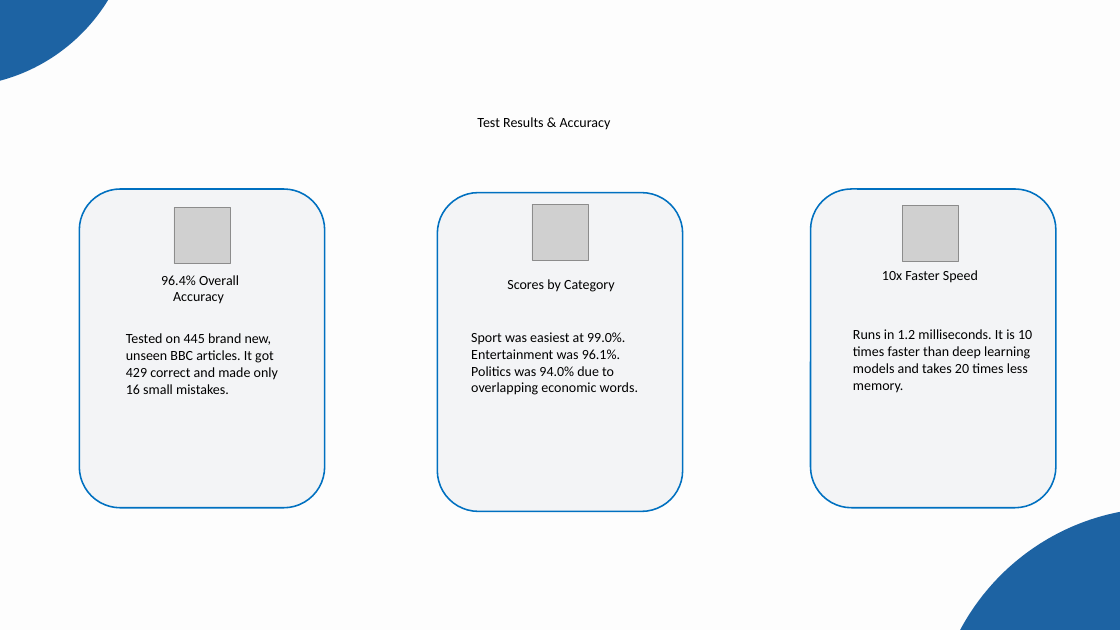
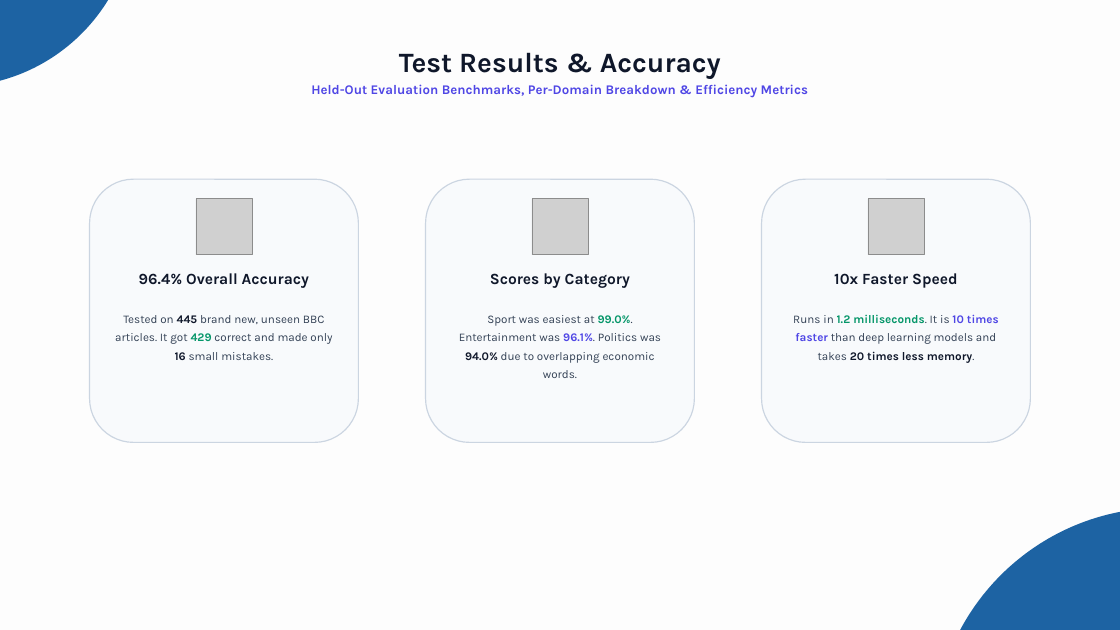
Before and after one commit to Abhijeet0848/NewsLens, a slide deck: slide 13 of docs/NewsScope_Presentation.pptx. Drawn at 1120x630 pixels with LibreOffice and Linux fonts; fonts in the diff are those of the drawing; grey boxes stand for pictures. Boxes give left, top, right and bottom in pixels: in the first picture for what was removed or moved away, otherwise in the second. Text is boxed around its words. In the diff, an @@ line names an element or a change of style, - is before the commit and + after.

```diff
--- a/docs/NewsScope_Presentation.pptx
+++ b/docs/NewsScope_Presentation.pptx
@@ text "Test Results & Accuracy": place and size @@
-text "Test Results & Accuracy" at box(477, 117, 611, 130)
+text "Test Results & Accuracy" at box(311, 52, 808, 98)
@@ text at box(399, 52, 721, 79): size 18 to 36 pt, font Calibri to Karla, text colour #000000 to #0F172A, bold on in "Test Results & Accuracy"; line spacing 79pt to 1; more space between paragraphs @@
@@ text at box(311, 84, 808, 98): paragraph added @@
+Held-Out Evaluation Benchmarks, Per-Domain Breakdown & Efficiency Metrics
@@ rounded rectangle: place and size @@
-rounded rectangle at box(80, 189, 325, 508)
+rounded rectangle at box(90, 179, 358, 442)
@@ rounded rectangle: place and size @@
-rounded rectangle at box(437, 193, 683, 511)
+rounded rectangle at box(426, 179, 694, 442)
@@ fill #F3F4F6 to #F8FAFC; outline #0070C0 2 pt to #CBD5E1 1.5 pt in 3 elements at box(426, 179, 694, 442), box(90, 179, 358, 442), box(762, 179, 1030, 442) @@
@@ rounded rectangle: place and size @@
-rounded rectangle at box(810, 189, 1056, 507)
+rounded rectangle at box(762, 179, 1030, 442)
@@ picture: place and size @@
-picture at box(174, 208, 230, 264)
+picture at box(196, 199, 252, 255)
@@ picture: place and size @@
-picture at box(532, 204, 588, 260)
+picture at box(532, 199, 588, 255)
@@ picture: place and size @@
-picture at box(902, 206, 958, 262)
+picture at box(868, 199, 924, 255)
@@ size 18 to 20 pt, font Calibri to Karla, text colour #000000 to #0F172A, bold on in 3 elements at box(834, 273, 957, 288), box(490, 273, 630, 288), box(139, 273, 309, 288) @@
@@ text "96.4% Overall Accuracy": place and size @@
-text "96.4% Overall Accuracy" at box(161, 275, 239, 304)
+text "96.4% Overall Accuracy" at box(139, 273, 309, 288)
@@ text "Scores by Category": place and size @@
-text "Scores by Category" at box(507, 279, 615, 292)
+text "Scores by Category" at box(490, 273, 630, 288)
@@ text "10x Faster Speed": place and size @@
-text "10x Faster Speed" at box(882, 270, 978, 283)
+text "10x Faster Speed" at box(834, 273, 957, 288)
@@ text "Tested on 445 brand new, ...": place and size @@
-text "Tested on 445 brand new, ..." at box(126, 333, 278, 394)
+text "Tested on 445 brand new, ..." at box(115, 315, 332, 360)
@@ text "Tested on 445 brand new, ..." at box(115, 315, 332, 360): size 18 to 15 pt, font Calibri to Karla, text colour #000000 to #334155; text colour #000000 to #0F172A in "445 16"; text colour #000000 to #059669 in "429"; bold on in "445 429 16"; alignment left to centre; line spacing 1 to 1.3 @@
@@ text "Sport was easiest at 99.0%. ...": place and size @@
-text "Sport was easiest at 99.0%. ..." at box(471, 332, 638, 395)
+text "Sport was easiest at 99.0%. ..." at box(459, 315, 661, 378)
@@ text "Sport was easiest at 99.0%. ..." at box(459, 315, 661, 378): size 18 to 15 pt, font Calibri to Karla; text colour #000000 to #334155 in "Sport was easiest at 99.0%. Entertainment was ..."; text colour #000000 to #059669 in "99.0%."; text colour #000000 to #4F46E5 in "96.1%."; text colour #000000 to #0F172A in "94.0%"; bold on in "99.0%. 96.1%. 94.0%"; alignment left to centre; line spacing 1 to 1.3 @@
@@ text "Runs in 1.2 milliseconds. It ...": place and size @@
-text "Runs in 1.2 milliseconds. It ..." at box(853, 329, 1032, 393)
+text "Runs in 1.2 milliseconds. It ..." at box(793, 314, 999, 363)
@@ text "Runs in 1.2 milliseconds. It ..." at box(793, 314, 999, 363): size 18 to 15 pt, font Calibri to Karla; text colour #000000 to #334155 in "Runs in milliseconds. It is than deep ..."; text colour #000000 to #059669 in "1.2 milliseconds."; text colour #000000 to #4F46E5 in "10 times faster"; text colour #000000 to #0F172A in "20 times less memory."; bold on in "1.2 milliseconds. 10 times faster 20 times ..."; alignment left to centre; line spacing 1 to 1.3 @@
```
Also in this commit, not shown: 2 other files.
